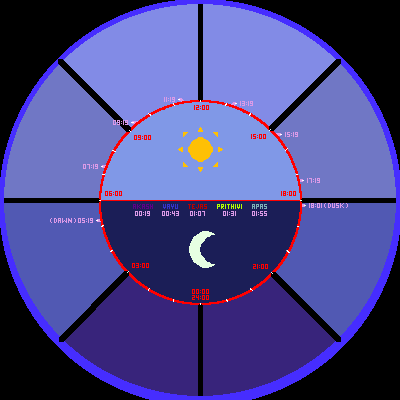
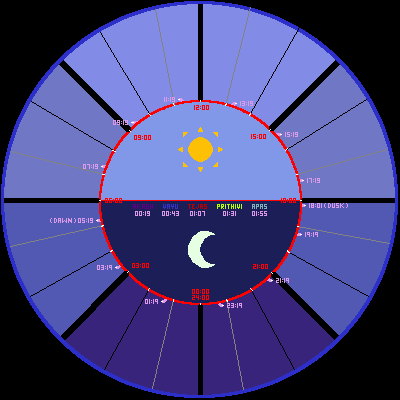
Comparing the layer stacks of the two 400px x 400px images. Changes:
painted on "tattwas" over [97, 232, 318, 308]
renamed "Layer" to "hours", painted on it over [99, 100, 302, 305]
painted on "day_cycle" over [0, 0, 400, 400]
